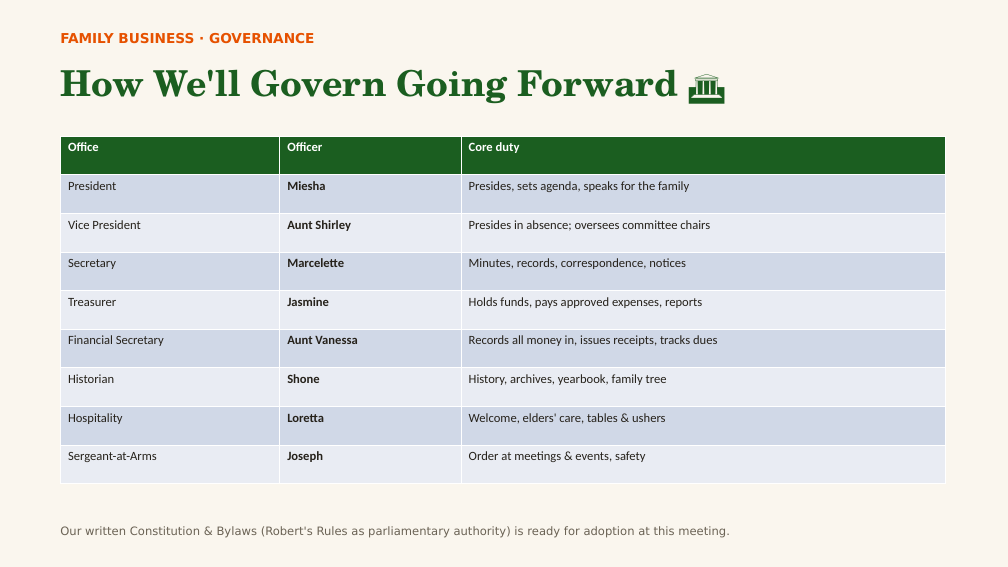
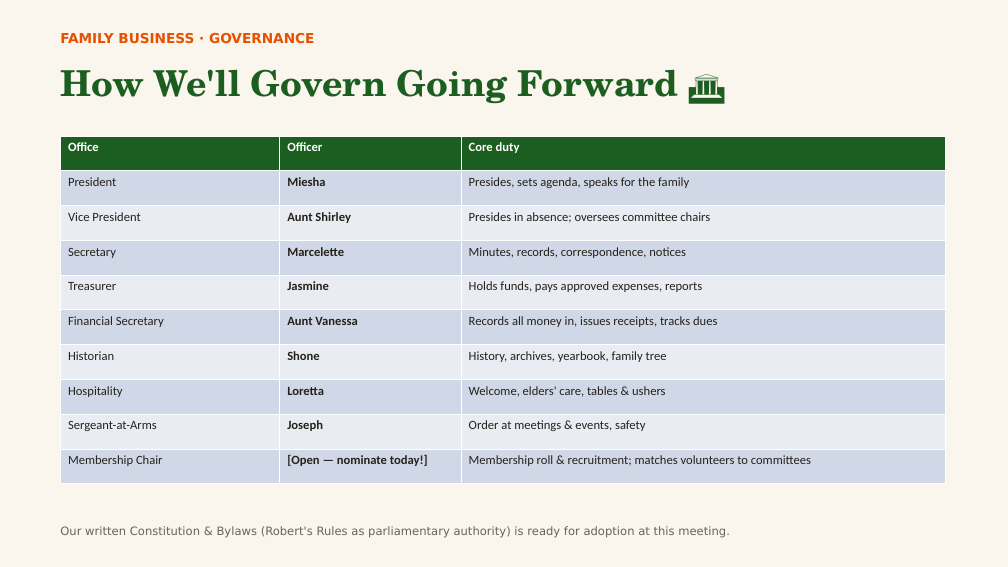
Before and after one commit to MEG-agt25/Family-Reunion, a slide deck: slide 16 of presentation/Harris-Nelson-Reunion-2026.pptx. Drawn at 1008x567 pixels with LibreOffice and Linux fonts; fonts in the diff are those of the drawing. Boxes give left, top, right and bottom in pixels: in the first picture for what was removed or moved away, otherwise in the second. Text is boxed around its words. In the diff, an @@ line names an element or a change of style, - is before the commit and + after.

```diff
--- a/presentation/Harris-Nelson-Reunion-2026.pptx
+++ b/presentation/Harris-Nelson-Reunion-2026.pptx
@@ table at [60,136,945,484] @@
+row 10: Membership Chair | [Open — nominate today!] | Membership roll & recruitment; matches volunteers to committees
```
Also in this commit, not shown: 2 other slides changed, 2 slides added, 9 other files.
